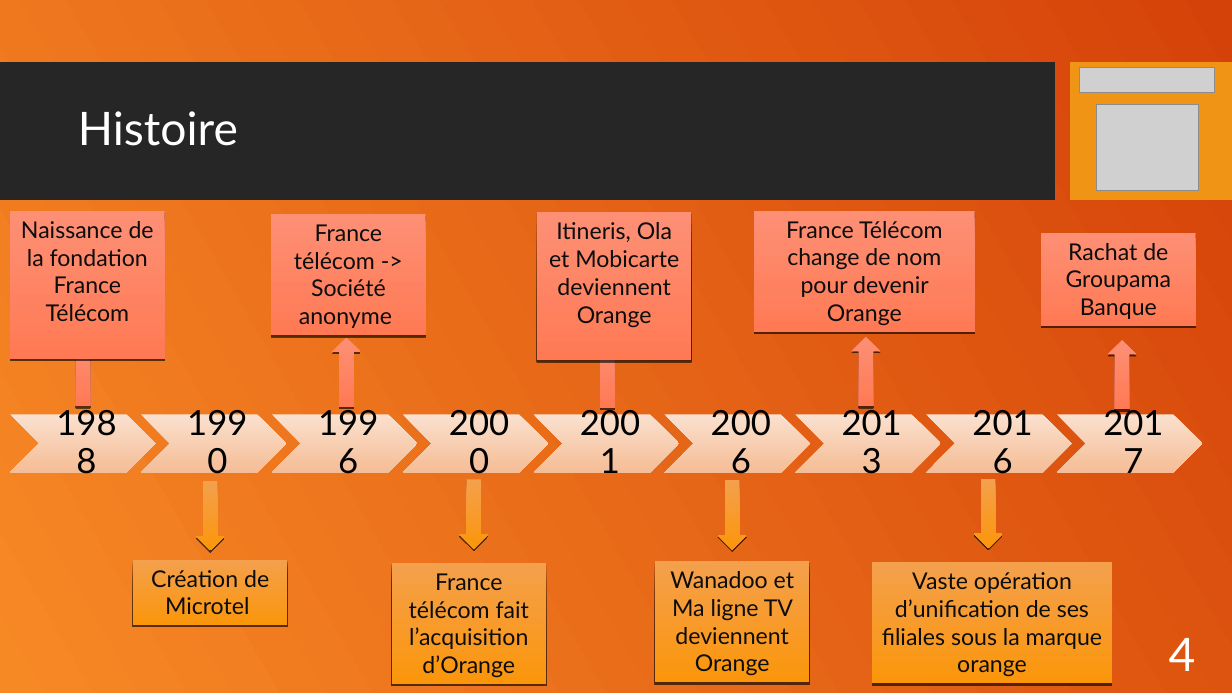
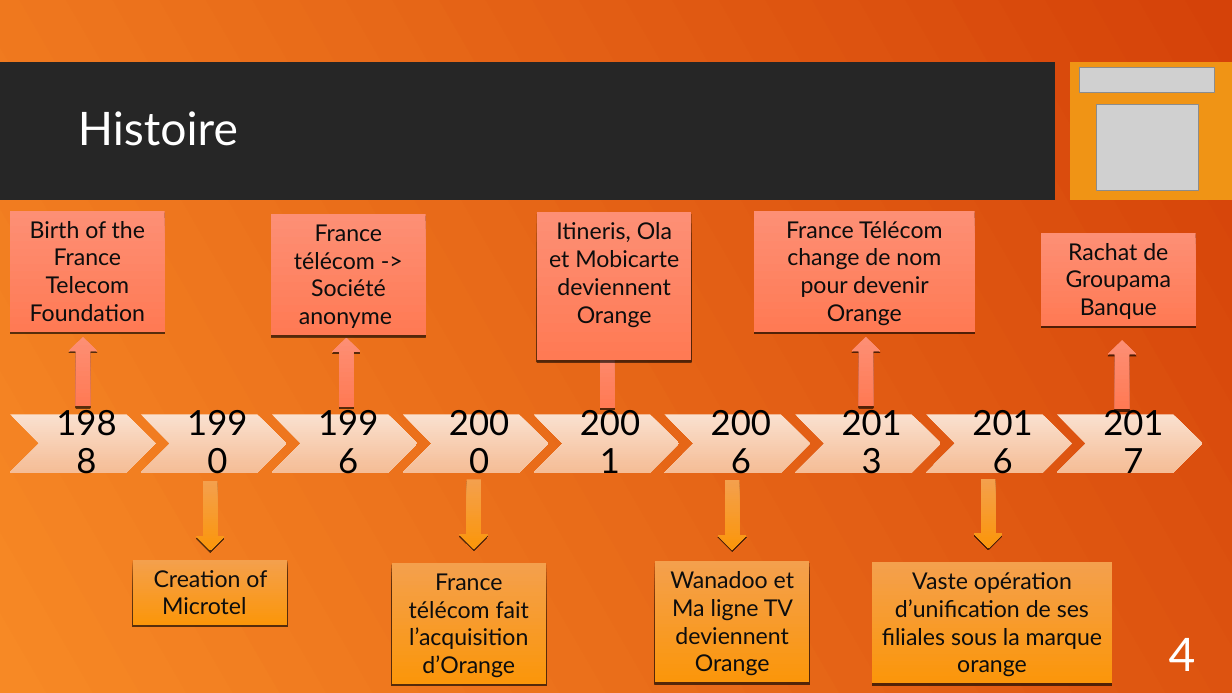
Before and after one commit to RaimonDylan/cnam, a slide deck: slide 4 of Rapport d'activité/ppt_Orange_en.odp. Drawn at 1232x693 pixels with LibreOffice and Linux fonts; fonts in the diff are those of the drawing; grey boxes stand for pictures; background and template pictures are left out. Boxes give left, top, right and bottom in pixels: in the first picture for what was removed or moved away, otherwise in the second. Text is boxed around its words. In the diff, an @@ line names an element or a change of style, - is before the commit and + after.

```diff
--- a/Rapport d'activité/ppt_Orange_en.odp
+++ b/Rapport d'activité/ppt_Orange_en.odp
@@ rectangle "Birth of the France Telecom ...": place and size @@
-rectangle "Birth of the France Telecom ..." at [10,211,165,359]
+rectangle "Birth of the France Telecom ..." at [10,211,165,332]
@@ text in rectangle at [30,221,145,321]: text changed @@
-Naissance de la fondation France Télécom
+Birth of the France Telecom Foundation
@@ text in rectangle at [154,570,267,614]: text changed @@
-Création de Microtel
+Creation of Microtel
```
Also in this commit, not shown: 1 slide added, 1 slide removed, 3 other files.
